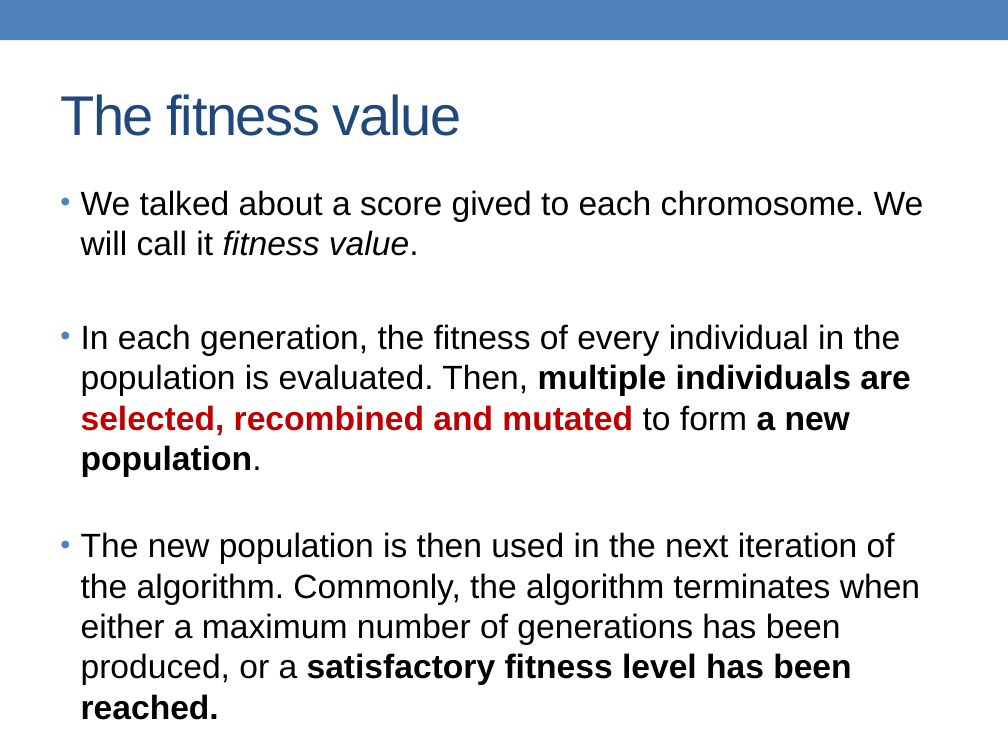
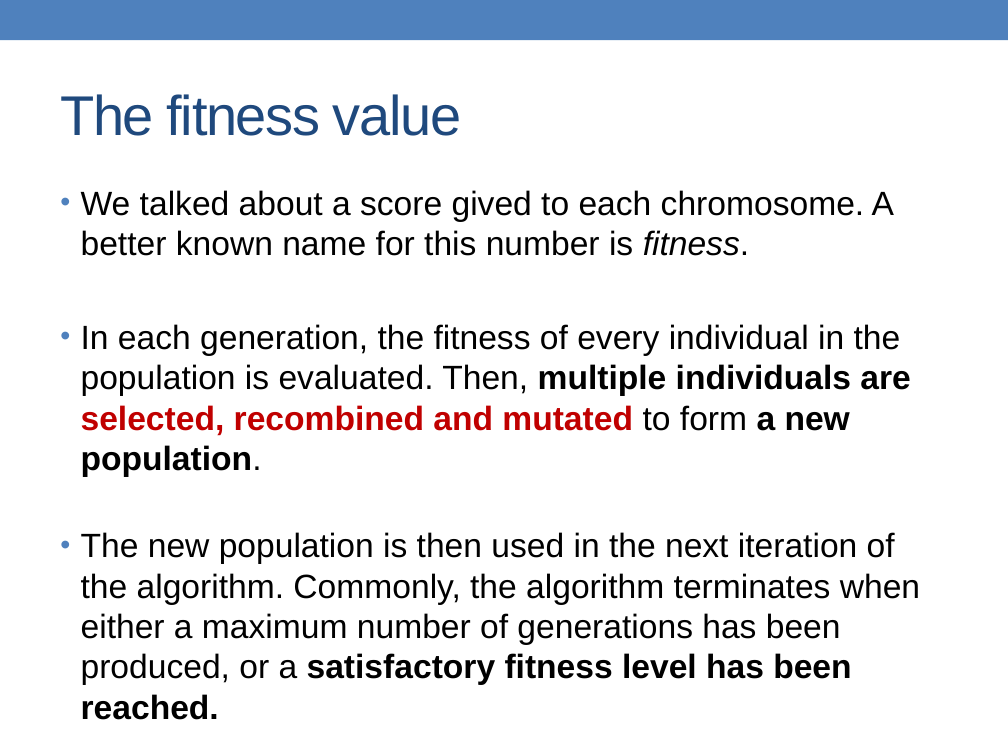
Before and after one commit to alessandrofrancesconi/carwin, a slide deck: slide 19 of presentation.pptx (slide 20 before the commit). Drawn at 1008x756 pixels with LibreOffice and Linux fonts; fonts in the diff are those of the drawing. Boxes give left, top, right and bottom in pixels: in the first picture for what was removed or moved away, otherwise in the second. Text is boxed around its words. In the diff, an @@ line names an element or a change of style, - is before the commit and + after.

```diff
--- a/presentation.pptx
+++ b/presentation.pptx
@@ text at [81, 190, 894, 256]: text changed @@
-• We talked about a score gived to each chromosome. We will call it fitness value.
+• We talked about a score gived to each chromosome. A better known name for this number is fitness.
```
Also in this commit, not shown: 2 other slides changed, 4 slides added, 2 slides removed, 24 other files.
